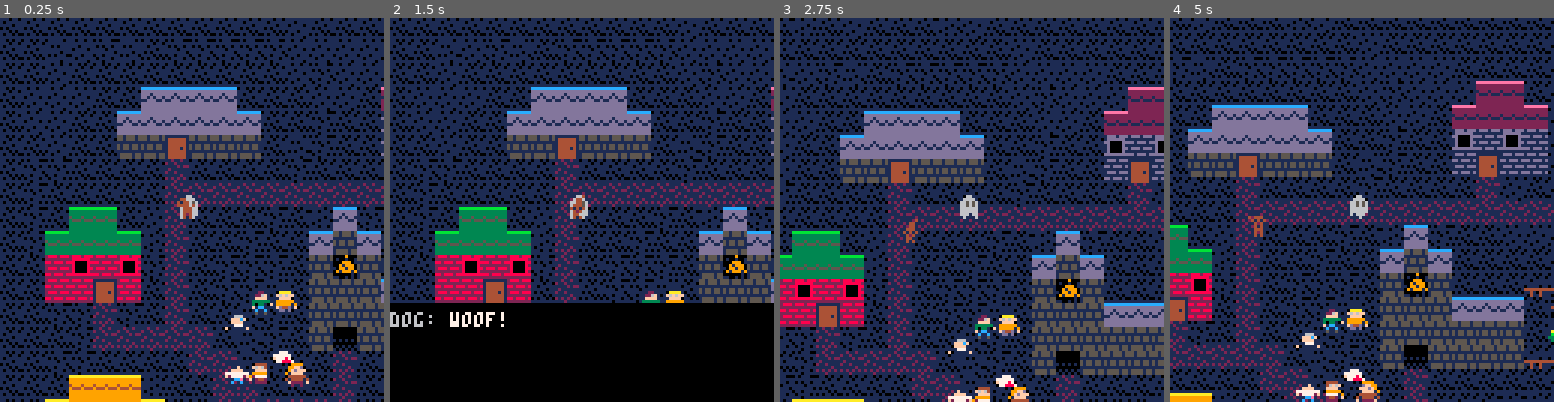
Above: before the commit, frames 1-4 (left to right).
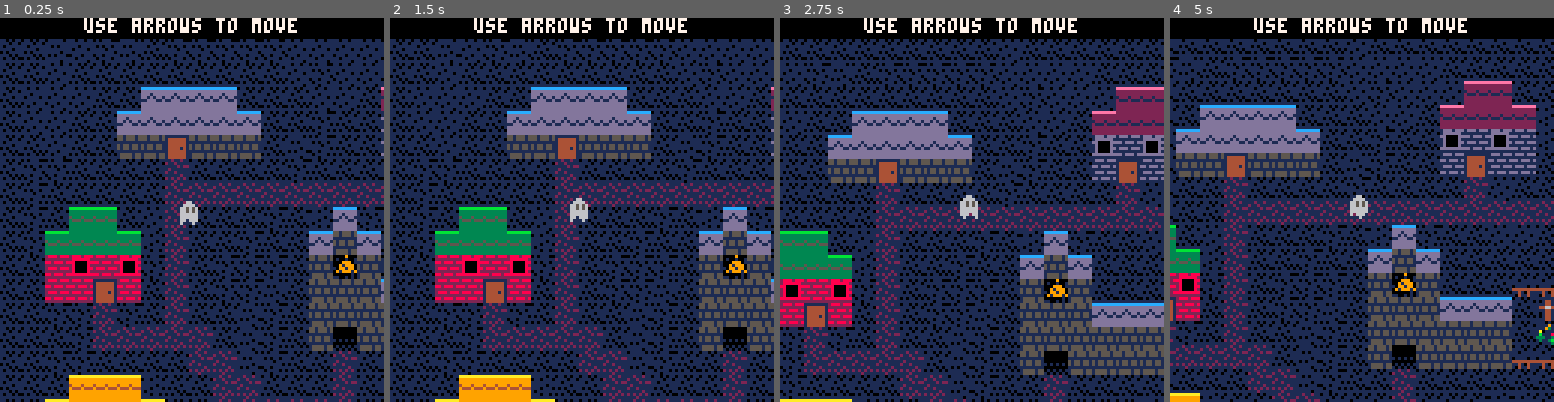
Above: after the commit, the same moments.

Repository: codeartisticninja/ldjam38
Game: PICO-8 cartridge ldjam.p8
Two runs of this game, one before a commit and one after it. Both use one fixed random seed, a clock stepped at 60 frames per second and the inputs below.
Inputs:
- Up to frame 1 (0.25 s): no input
- Up to frame 2 (1.5 s): tap O (Z key) at 0.7 s
- Up to frame 3 (2.75 s): hold Right 1.6-2.1 s; tap O (Z key) at 1.7, 2.1, 2.5 s; hold Up 2.15-2.42 s; hold Right from 2.47 s (still down)
- Up to frame 4 (5 s): tap O (Z key) every 0.4 s from 2.9 to 4.9 s; release Right at 3.03 s; hold Left 3.08-3.58 s; hold Down 3.63-3.97 s; hold Right 4.02-4.68 s; hold Up from 4.73 s (still down)

The runs differ from the first frame. In frame 1, 6.0% of the frame differs, in the area x 0-100%, y 0-97%; in frame 2, 27%; in frame 3, 42%; in frame 4, 43%, in the area x 0-100%, y 0-100%.

Commit message:
added hovering ghost shiiit

Diff:
--- a/ldjam.p8
+++ b/ldjam.p8
@@ -18,7 +18,8 @@
 	dy = 0,
 	state = 0,
 	sprite = 76,
-	flipped = false
+	flipped = false,
+	hover = 0
 }
 dialog = {
 	npcdialogdistance = 8,
@@ -314,7 +315,7 @@
 }
 
 function _init()
- currentlevel = 5
+ currentlevel = 1
  music(0)
 end
 
@@ -329,6 +330,13 @@
 				end
 			end
 		end
+		if not isplayermoving() then
+			if (drawnumber % 30 == 1) or (drawnumber % 30 == 7) then
+				player.hover += 1
+			elseif (drawnumber % 30 == 15) or (drawnumber % 30 == 22) then
+				player.hover -= 1
+			end
+		end
 		handleplayermovement()
 	elseif (player.state == 1) then
 		handledialog()
@@ -387,7 +395,8 @@
 	player.x += player.dx
 	player.y += player.dy
 	handlemoveplayeraccrossmap()
-	if player.dx != 0 or player.dy != 0 then
+	if isplayermoving() then
+		player.hover = 0
 		player.sprite += 1
 		if player.sprite > 79 then
 			player.sprite = 76
@@ -395,6 +404,10 @@
 	end
 	cam.x = player.x - 63
 	cam.y = player.y - 63
+end
+
+function isplayermoving()
+	return player.dx != 0 or player.dy != 0
 end
 
 function handlecontrols()
@@ -413,6 +426,7 @@
 		player.dy = 1
 	end
 	if (btnp(4) and npcwithinrange()) then
+		sfx(3)
 		dialog.pos = 1
 		player.state = 1
 	end
@@ -423,7 +437,7 @@
 		for x=-8,8,8 do
 			camera(map.sizex*x + cam.x, map.sizey*y + cam.y)
 			mapdraw(0, 0, 0, 0, map.sizex,map.sizey)
-			spr(player.sprite,player.x-4,player.y-4,1,1,player.flipped)
+			spr(player.sprite,player.x-4,player.y + player.hover-4,1,1,player.flipped)
 			for name,char in pairs(levels[currentlevel].chars) do
 				spr(char.sprite,char.x*8-4,char.y*8-4,1,1,char.flipped)
 			end
Not shown, changed: the sound effects (__sfx__) section of ldjam.p8
